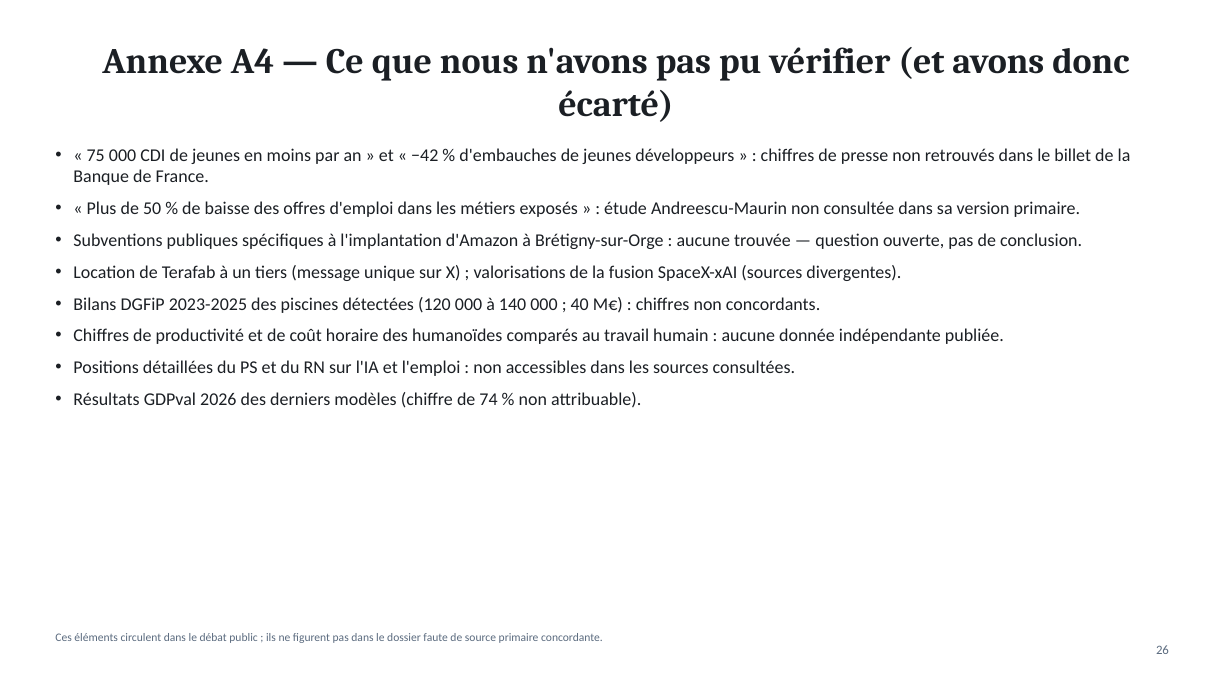
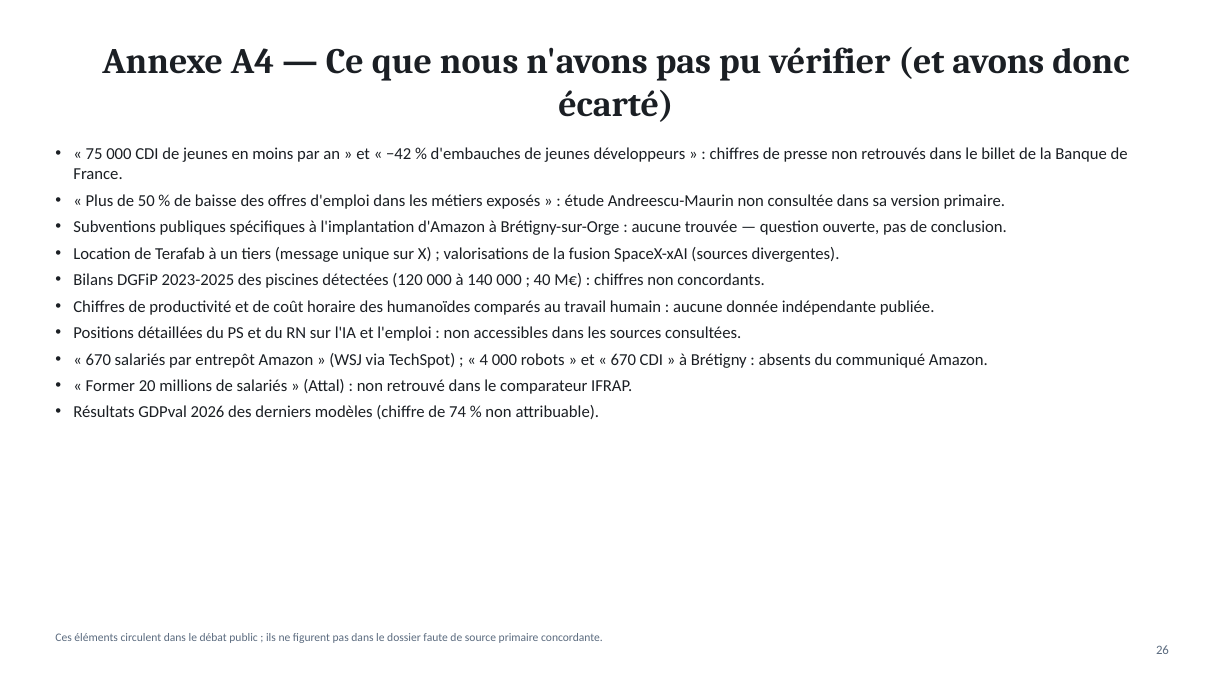
Before and after one commit to ordiform69-png/1er-projet-, a slide deck: slide 26 of enquete-ia-travail/IA-robotique-travail-France.pptx. Drawn at 1232x693 pixels with LibreOffice and Linux fonts; fonts in the diff are those of the drawing. Boxes give left, top, right and bottom in pixels: in the first picture for what was removed or moved away, otherwise in the second. Text is boxed around its words. In the diff, an @@ line names an element or a change of style, - is before the commit and + after.

```diff
--- a/enquete-ia-travail/IA-robotique-travail-France.pptx
+++ b/enquete-ia-travail/IA-robotique-travail-France.pptx
@@ text at (73,147,1128,419): size 14 to 13 pt in "« 75 000 CDI de jeunes en ...", "« Plus de 50 % de baisse ...", "Subventions publiques spécifiques à l'implantation d'Amazon  ...", "Location de Terafab à un tiers (message ..." and 4 more places; less space between paragraphs @@
@@ text at (86,353,988,394): paragraphs added @@
+• « 670 salariés par entrepôt Amazon » (WSJ via TechSpot) ; « 4 000 robots » et « 670 CDI » à Brétigny : absents du communiqué Amazon.
+• « Former 20 millions de salariés » (Attal) : non retrouvé dans le comparateur IFRAP.
```
Also in this commit, not shown: 13 other slides changed, 6 other files.
